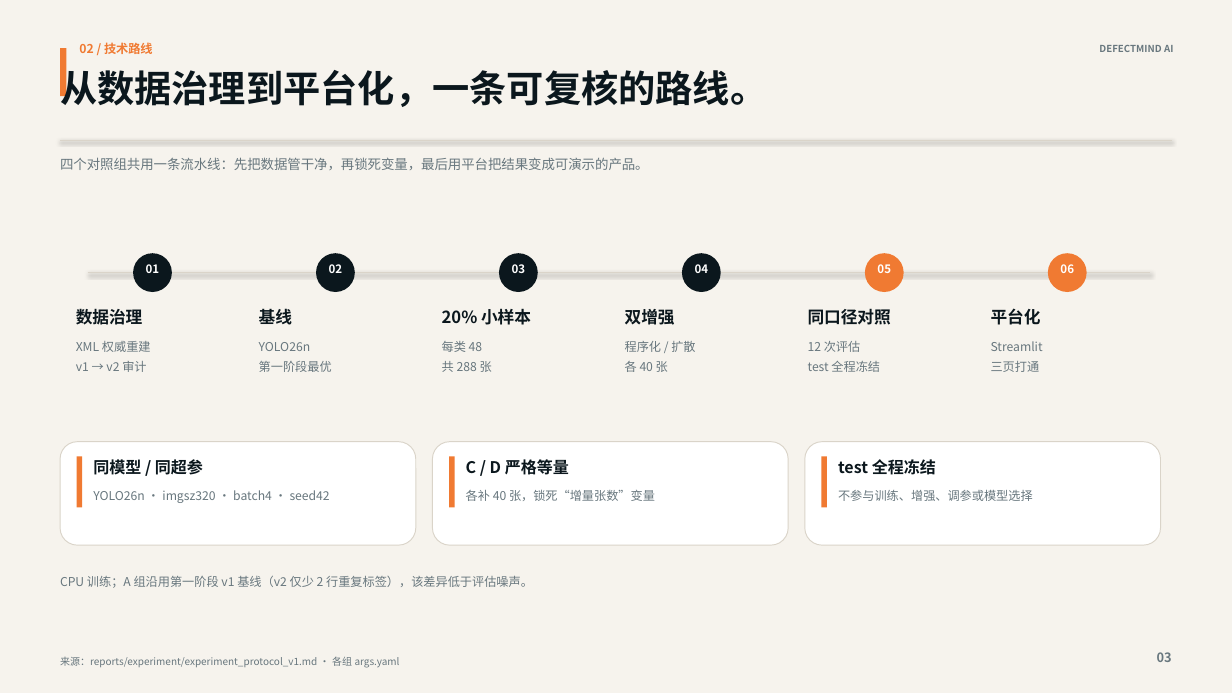
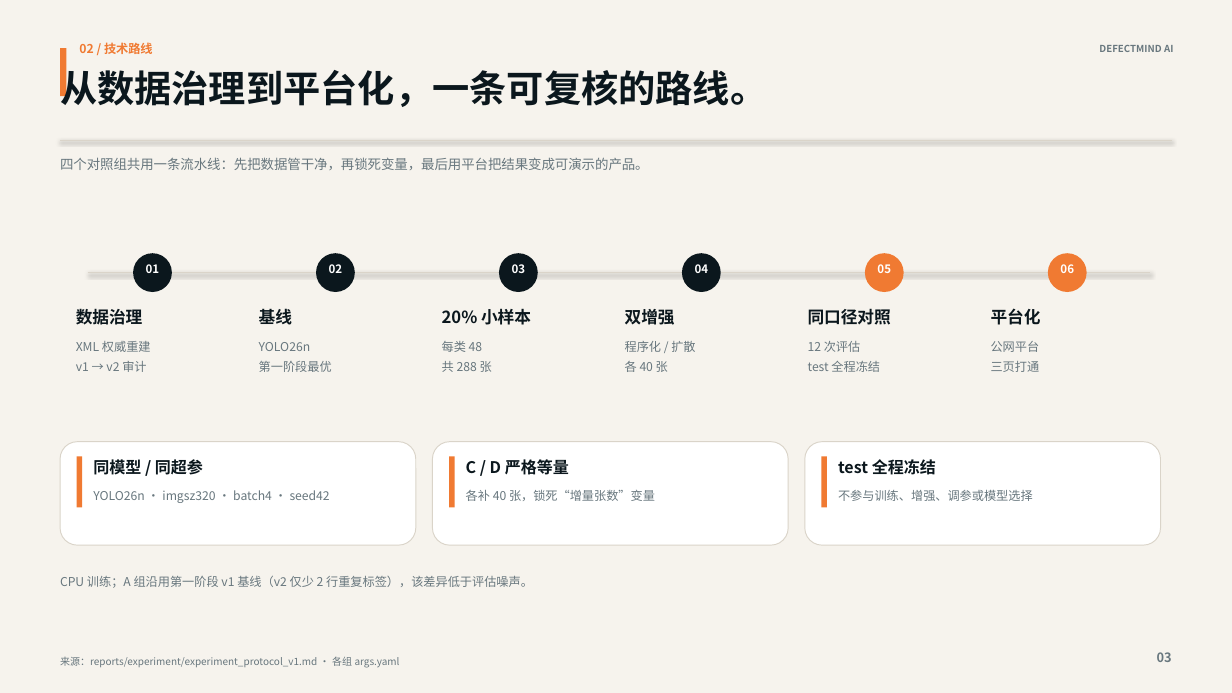
Before and after one commit to zzq10086/defectmind-ai-showcase, a slide deck: slide 3 of DefectMind_AI_答辩PPT.pptx. Drawn at 1232x693 pixels with LibreOffice and Linux fonts; fonts in the diff are those of the drawing. Boxes give left, top, right and bottom in pixels: in the first picture for what was removed or moved away, otherwise in the second. Text is boxed around its words. In the diff, an @@ line names an element or a change of style, - is before the commit and + after.

```diff
--- a/DefectMind_AI_答辩PPT.pptx
+++ b/DefectMind_AI_答辩PPT.pptx
@@ text at (x1=991, y1=341, x2=1040, y2=352): text changed @@
-Streamlit
+公网平台
```
Also in this commit, not shown: 3 other slides changed, 15 other files.
